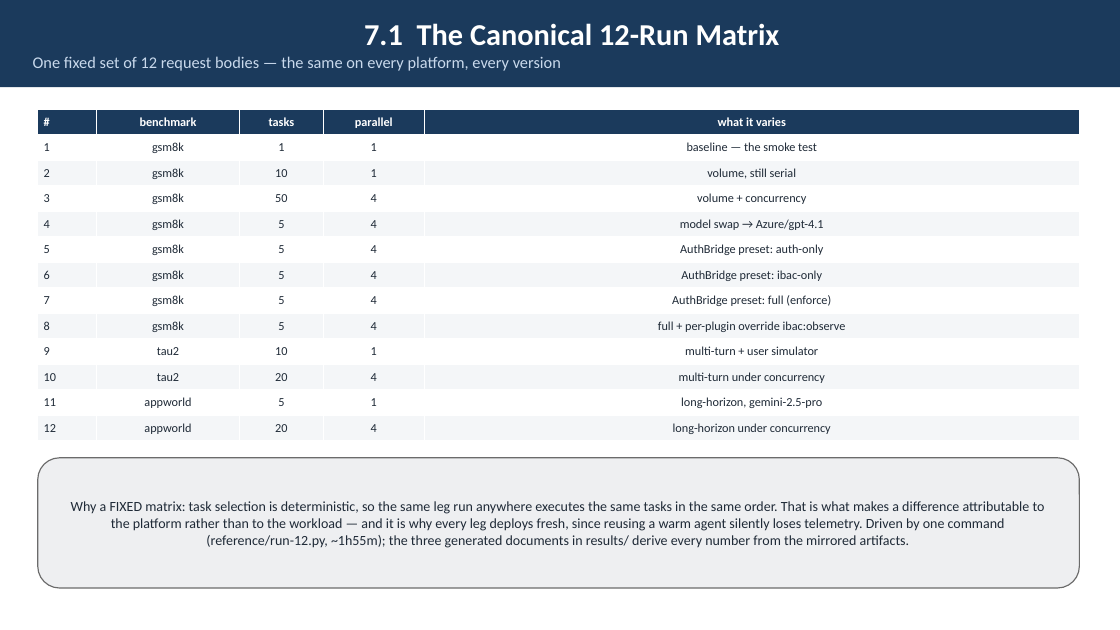
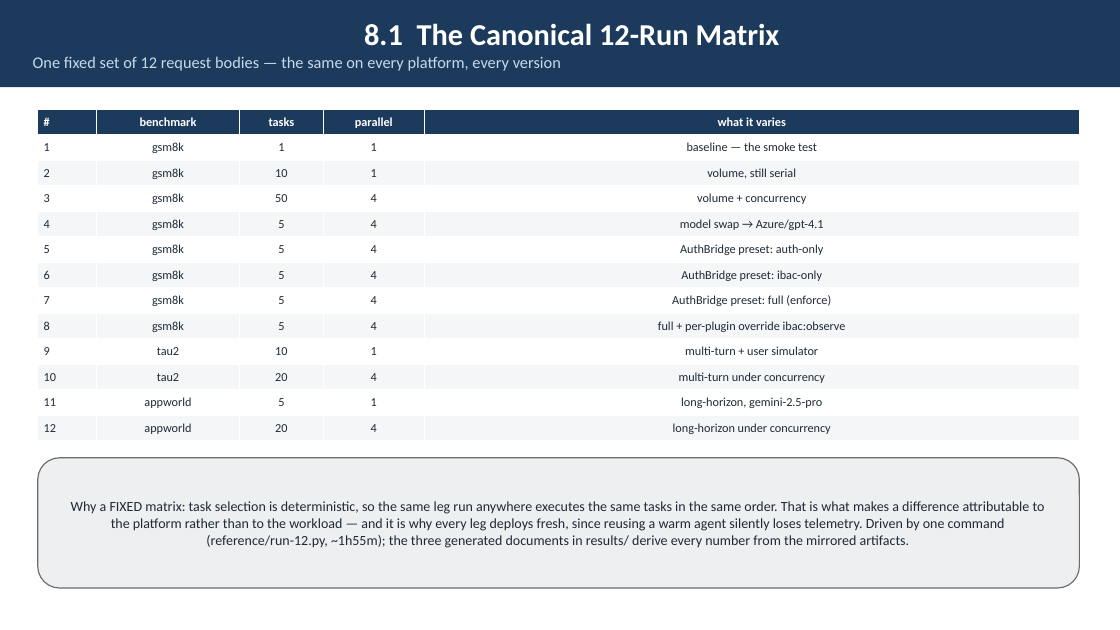
Before and after one commit to webchang/benchmarking, a slide deck: slide 12 of docs/BenchmarkingService.pptx (slide 11 before the commit). Drawn at 1120x630 pixels with LibreOffice and Linux fonts; fonts in the diff are those of the drawing. Boxes give left, top, right and bottom in pixels: in the first picture for what was removed or moved away, otherwise in the second. Text is boxed around its words. In the diff, an @@ line names an element or a change of style, - is before the commit and + after.

```diff
--- a/docs/BenchmarkingService.pptx
+++ b/docs/BenchmarkingService.pptx
@@ text in rectangle at bbox=[364, 23, 780, 46]: text changed @@
-7.1 The Canonical 12-Run Matrix
+8.1 The Canonical 12-Run Matrix
```
Also in this commit, not shown: 12 other slides changed, 1 slide added, 2 other files.
